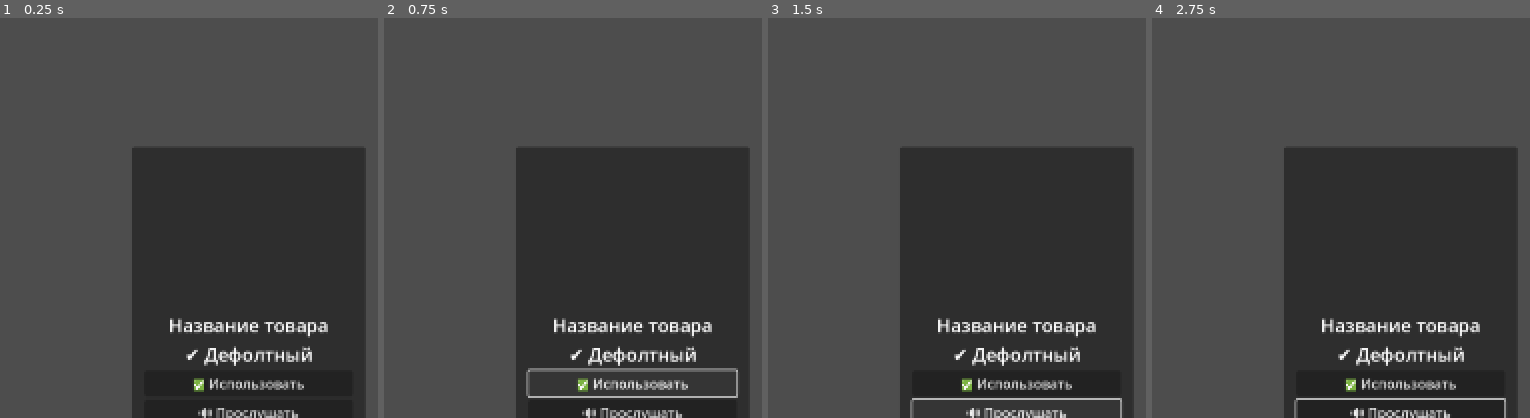
Above: before the commit, frames 1-4 (left to right).
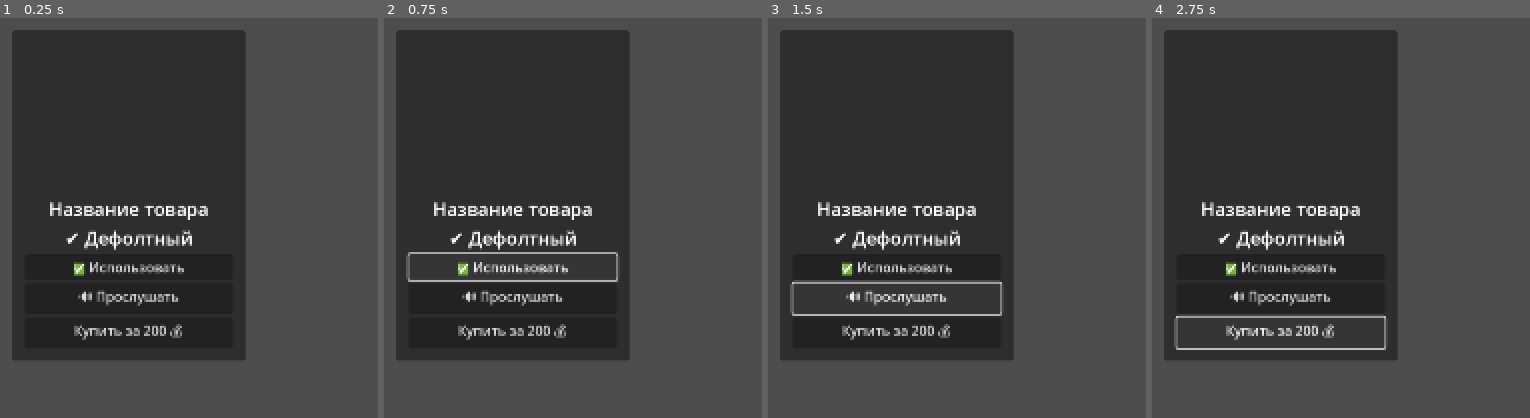
Above: after the commit, the same moments.

Repository: abletoburntheweb/RhythmFall
Game: Godot game, scene res://scenes/shop/item_card.tscn
The game is run twice, just before and just after one commit, with the same random seed, the same clock (stepped at 60 frames per second) and the same inputs. This scene is started directly instead of the project's main scene.
Inputs (mouse positions are in pixels of both pictures, inside the frame that each line leads up to):
- Up to frame 1 (0.25 s): no input
- Up to frame 2 (0.75 s): click "✅ Использовать" at 0.5 s
- Up to frame 3 (1.5 s): click "🔊 Прослушать" at 1.25 s
- Up to frame 4 (2.75 s): click (1280, 334) at 2 s, where only the run after the commit has a clickable "Купить за 200 💰"

The runs differ from the first frame. In frame 1, 61% of the frame differs, in the area x 3-97%, y 3-100%; in frame 2, 57%; in frame 3, 58%; in frame 4, 59%.

Commit message:
center shop item cards

Diff:
--- a/data/achievements_data.json
+++ b/data/achievements_data.json
@@ -1,7 +1,7 @@
 {
 	"achievements": [
 		{
-			"current": 0,
+			"current": 0.0,
 			"description": "Описание для достижения 1",
 			"id": 1.0,
 			"image": "res://assets/achievements/default.png",
@@ -11,7 +11,7 @@
 			"unlocked": false
 		},
 		{
-			"current": 0,
+			"current": 0.0,
 			"description": "Описание для достижения 2",
 			"id": 2.0,
 			"image": "res://assets/achievements/2.png",
@@ -21,7 +21,7 @@
 			"unlocked": false
 		},
 		{
-			"current": 0,
+			"current": 0.0,
 			"description": "Описание для достижения 3",
 			"id": 3.0,
 			"image": "res://assets/achievements/3.png",
@@ -31,7 +31,7 @@
 			"unlocked": false
 		},
 		{
-			"current": 0,
+			"current": 0.0,
 			"description": "Описание для достижения 4",
 			"id": 4.0,
 			"image": "res://assets/achievements/4.png",
@@ -41,7 +41,7 @@
 			"unlocked": false
 		},
 		{
-			"current": 0,
+			"current": 0.0,
 			"description": "Описание для достижения 5",
 			"id": 5.0,
 			"image": "res://assets/achievements/5.png",
@@ -51,7 +51,7 @@
 			"unlocked": false
 		},
 		{
-			"current": 0,
+			"current": 0.0,
 			"description": "Совершить первую покупку в магазине",
 			"id": 6.0,
 			"image": "res://assets/achievements/first_purchase.png",
@@ -61,7 +61,7 @@
 			"unlocked": false
 		},
 		{
-			"current": 0,
+			"current": 0.0,
 			"description": "Купите 3 предмета в магазине",
 			"id": 7.0,
 			"image": "res://assets/achievements/collector_1.png",
@@ -71,7 +71,7 @@
 			"unlocked": false
 		},
 		{
-			"current": 0,
+			"current": 0.0,
 			"description": "Купите 5 предметов в магазине",
 			"id": 8.0,
 			"image": "res://assets/achievements/collector_2.png",
@@ -81,7 +81,7 @@
 			"unlocked": false
 		},
 		{
-			"current": 0,
+			"current": 0.0,
 			"description": "Купите 10 предметов в магазине",
 			"id": 9.0,
 			"image": "res://assets/achievements/collector_3.png",
@@ -91,7 +91,7 @@
 			"unlocked": false
 		},
 		{
-			"current": 0,
+			"current": 0.0,
 			"description": "Купите 15 предметов в магазине",
 			"id": 10.0,
 			"image": "res://assets/achievements/collector_4.png",
@@ -101,7 +101,7 @@
 			"unlocked": false
 		},
 		{
-			"current": 0,
+			"current": 0.0,
 			"description": "Собрать 500 единиц валюты",
 			"id": 11.0,
 			"image": "res://assets/achievements/currency_collector_1.png",
@@ -111,7 +111,7 @@
 			"unlocked": false
 		},
 		{
-			"current": 0,
+			"current": 0.0,
 			"description": "Собрать 1000 единиц валюты",
 			"id": 12.0,
 			"image": "res://assets/achievements/currency_collector_2.png",
@@ -121,7 +121,7 @@
 			"unlocked": false
 		},
 		{
-			"current": 0,
+			"current": 0.0,
 			"description": "Собрать 2500 единиц валюты",
 			"id": 13.0,
 			"image": "res://assets/achievements/currency_collector_3.png",
@@ -131,7 +131,7 @@
 			"unlocked": false
 		},
 		{
-			"current": 0,
+			"current": 0.0,
 			"description": "Потратить 500 единиц валюты",
 			"id": 14.0,
 			"image": "res://assets/achievements/generous_hand_1.png",
@@ -141,7 +141,7 @@
 			"unlocked": false
 		},
 		{
-			"current": 0,
+			"current": 0.0,
 			"description": "Потратить 1000 единиц валюты",
 			"id": 15.0,
 			"image": "res://assets/achievements/generous_hand_2.png",
@@ -151,7 +151,7 @@
 			"unlocked": false
 		},
 		{
-			"current": 0,
+			"current": 0.0,
 			"description": "Потратить 2500 единиц валюты",
 			"id": 16.0,
 			"image": "res://assets/achievements/generous_hand_3.png",
@@ -161,7 +161,7 @@
 			"unlocked": false
 		},
 		{
-			"current": 0,
+			"current": 0.0,
 			"description": "Купить по одному предмету из каждой категории",
 			"id": 17.0,
 			"image": "res://assets/achievements/style_hunter.png",
@@ -171,7 +171,7 @@
 			"unlocked": false
 		},
 		{
-			"current": 0,
+			"current": 0.0,
 			"description": "Собрать все предметы из текущего ассортимента магазина",
 			"id": 18.0,
 			"image": "res://assets/achievements/collection_completed.png",
@@ -181,17 +181,17 @@
 			"unlocked": false
 		},
 		{
-			"current": 0,
+			"current": 2,
 			"description": "Зайти в игру впервые",
 			"id": 19.0,
 			"image": "res://assets/achievements/login_1_day.png",
 			"title": "Первый день",
 			"total": 1.0,
-			"unlock_date": null,
-			"unlocked": false
-		},
-		{
-			"current": 0,
+			"unlock_date": "5 Ноя 2025, 21:42",
+			"unlocked": true
+		},
+		{
+			"current": 2,
 			"description": "Заходить в игру 7 дней подряд",
 			"id": 20.0,
 			"image": "res://assets/achievements/login_7_days.png",
@@ -201,7 +201,7 @@
 			"unlocked": false
 		},
 		{
-			"current": 0,
+			"current": 2,
 			"description": "Заходить 30 дней подряд",
 			"id": 21.0,
 			"image": "res://assets/achievements/login_30_days.png",
@@ -211,7 +211,7 @@
 			"unlocked": false
 		},
 		{
-			"current": 0,
+			"current": 2,
 			"description": "Заходить 365 дней подряд",
 			"id": 22.0,
 			"image": "res://assets/achievements/login_365_days.png",
--- a/scenes/shop/item_card.tscn
+++ b/scenes/shop/item_card.tscn
@@ -4,10 +4,10 @@
 
 [node name="ItemCard" type="PanelContainer"]
 custom_minimum_size = Vector2(280, 350)
-offset_left = 1072.0
-offset_top = 754.0
-offset_right = 1352.0
-offset_bottom = 1139.0
+offset_left = 928.0
+offset_top = 614.0
+offset_right = 1208.0
+offset_bottom = 999.0
 script = ExtResource("1_re5xs")
 
 [node name="MarginContainer" type="MarginContainer" parent="."]
--- a/scenes/shop/shop_screen.tscn
+++ b/scenes/shop/shop_screen.tscn
@@ -78,10 +78,12 @@
 
 [node name="ItemsListContainer" type="VBoxContainer" parent="MainContent/MainVBox/ContentMargin/ContentHBox/ItemListVBox/ItemsScroll"]
 layout_mode = 2
+size_flags_horizontal = 3
 alignment = 1
 
 [node name="ItemsGridCenter" type="CenterContainer" parent="MainContent/MainVBox/ContentMargin/ContentHBox/ItemListVBox/ItemsScroll/ItemsListContainer"]
 layout_mode = 2
+size_flags_horizontal = 4
 
 [node name="ItemsGridBottomMargin" type="MarginContainer" parent="MainContent/MainVBox/ContentMargin/ContentHBox/ItemListVBox/ItemsScroll/ItemsListContainer/ItemsGridCenter"]
 layout_mode = 2
